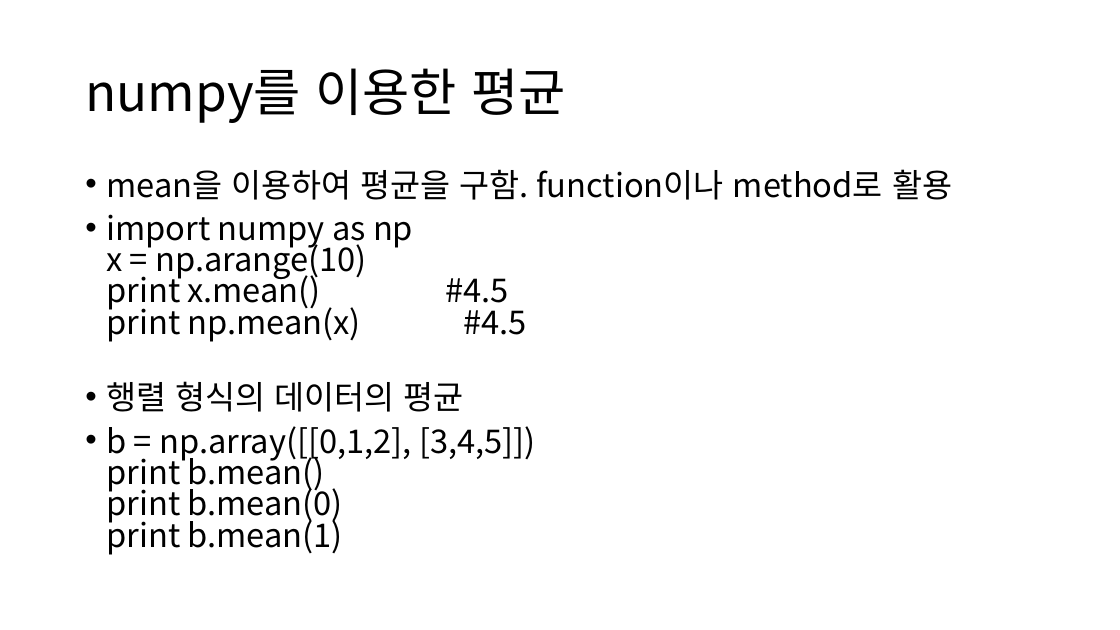
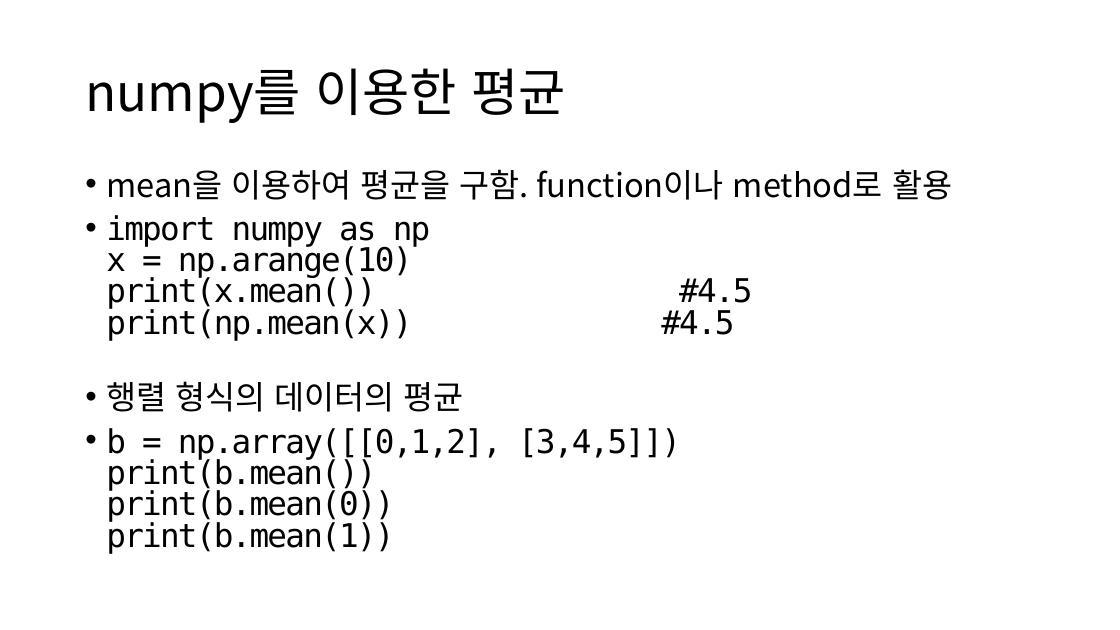
Before and after one commit to ksublee/SPuP, a slide deck: slide 16 of ppt/Python_8_Statistics.pptx. Drawn at 1120x630 pixels with LibreOffice and Linux fonts; fonts in the diff are those of the drawing. Boxes give left, top, right and bottom in pixels: in the first picture for what was removed or moved away, otherwise in the second. Text is boxed around its words. In the diff, an @@ line names an element or a change of style, - is before the commit and + after.

```diff
--- a/ppt/Python_8_Statistics.pptx
+++ b/ppt/Python_8_Statistics.pptx
@@ text at [106, 215, 752, 341]: text changed; font Noto Sans CJK KR to DejaVu Sans Mono @@
-• import numpy as np
-  x = np.arange(10)
-  print x.mean() #4.5
-  print np.mean(x) #4.5
+• import numpy as np
+  x = np.arange(10)
+  print(x.mean()) #4.5
+  print(np.mean(x)) #4.5
@@ text at [106, 428, 681, 554]: text changed; font Noto Sans CJK KR to DejaVu Sans Mono @@
-• b = np.array([[0,1,2], [3,4,5]])
-  print b.mean()
-  print b.mean(0)
-  print b.mean(1)
+• b = np.array([[0,1,2], [3,4,5]])
+  print(b.mean())
+  print(b.mean(0))
+  print(b.mean(1))
```
Also in this commit, not shown: 9 other slides changed, 9 other files.
